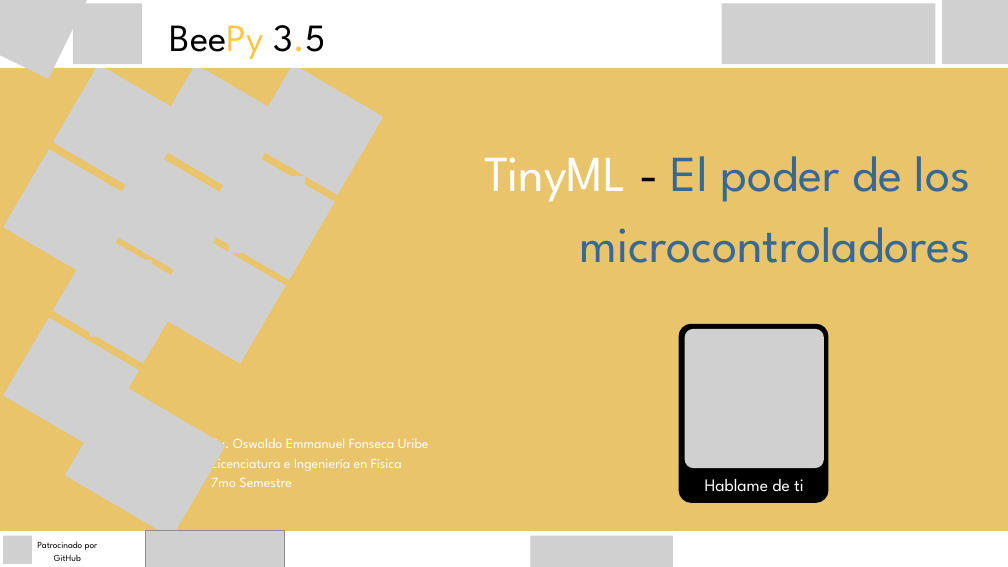
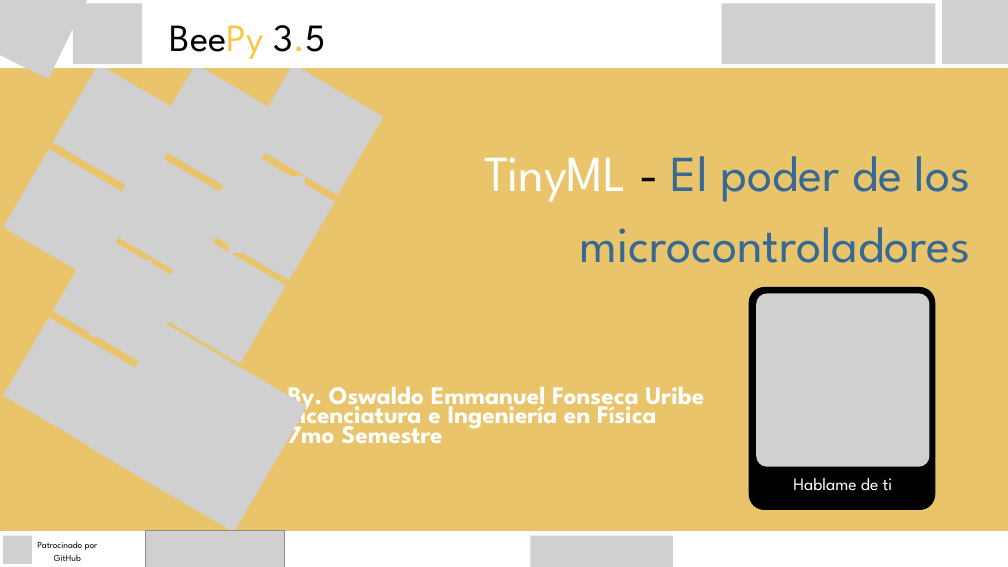
Before and after one commit to OswiFUribe/TinyML_BeePy, a slide deck: slide 1 of TinyML - El poder de los microcontroladores.pptx. Drawn at 1008x567 pixels with LibreOffice and Linux fonts; fonts in the diff are those of the drawing; grey boxes stand for pictures. Boxes give left, top, right and bottom in pixels: in the first picture for what was removed or moved away, otherwise in the second. Text is boxed around its words. In the diff, an @@ line names an element or a change of style, - is before the commit and + after.

```diff
--- a/TinyML - El poder de los microcontroladores.pptx
+++ b/TinyML - El poder de los microcontroladores.pptx
@@ freeform shape: place and size @@
-freeform shape at (678, 324, 828, 502)
+freeform shape at (748, 287, 935, 510)
@@ picture: place and size @@
-picture at (684, 329, 824, 468)
+picture at (756, 293, 929, 467)
@@ picture: place and size @@
-picture at (65, 383, 226, 537)
+picture at (89, 321, 307, 532)
@@ freeform shape: place and size @@
-freeform shape at (684, 343, 824, 503)
+freeform shape at (756, 311, 929, 510)
@@ picture: place and size @@
-picture at (98, 405, 193, 515)
+picture at (134, 352, 262, 501)
@@ text "By. Oswaldo Emmanuel Fonseca Uribe": place and size @@
-text "By. Oswaldo Emmanuel Fonseca Uribe" at (211, 434, 429, 487)
+text "By. Oswaldo Emmanuel Fonseca Uribe" at (288, 386, 704, 443)
@@ text "By. Oswaldo Emmanuel Fonseca Uribe" at (288, 386, 704, 443): size 20 to 36 pt, bold on @@
@@ text "Hablame de ti": place and size @@
-text "Hablame de ti" at (705, 479, 804, 492)
+text "Hablame de ti" at (793, 478, 893, 491)
```
Also in this commit, not shown: 1 slide added.
